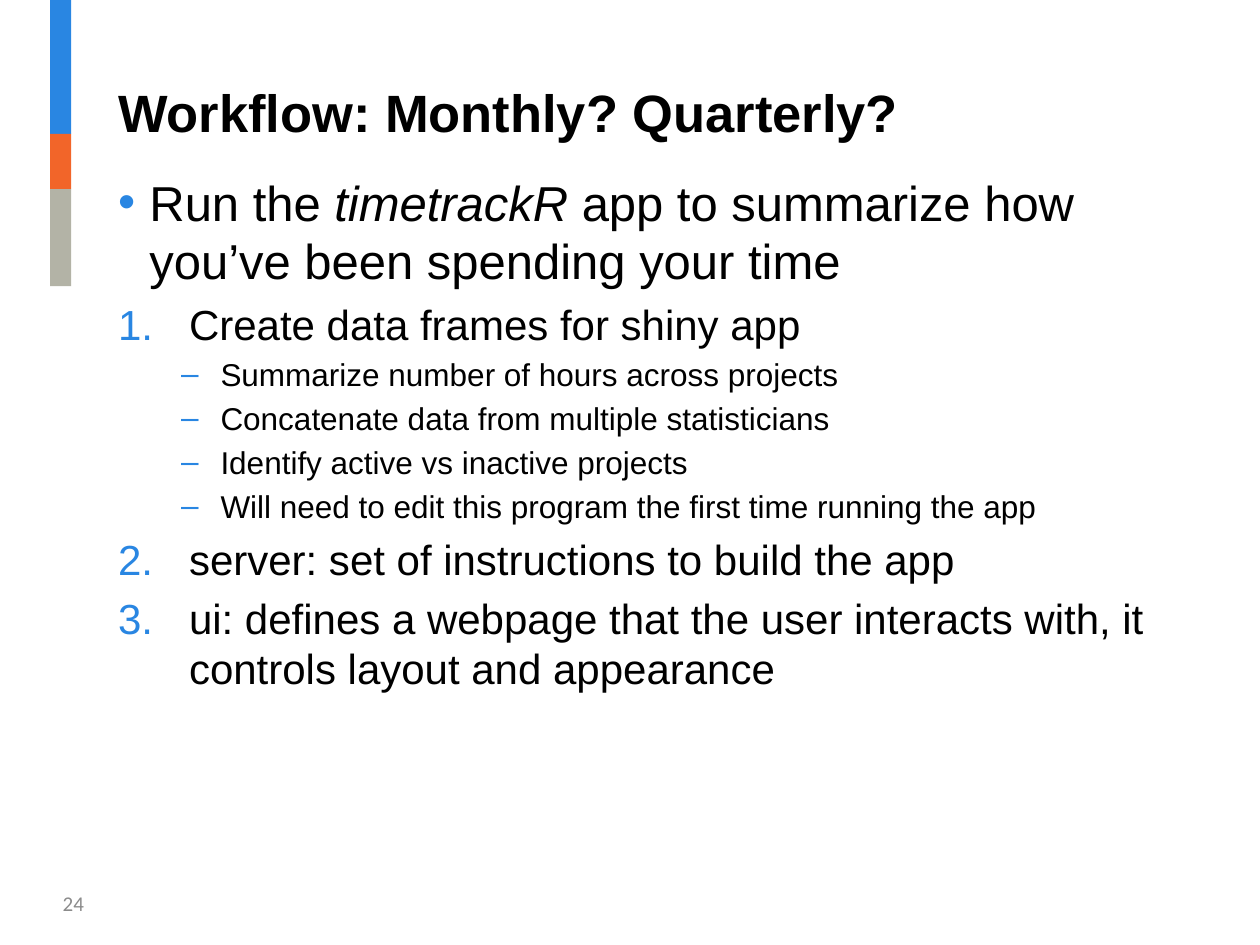
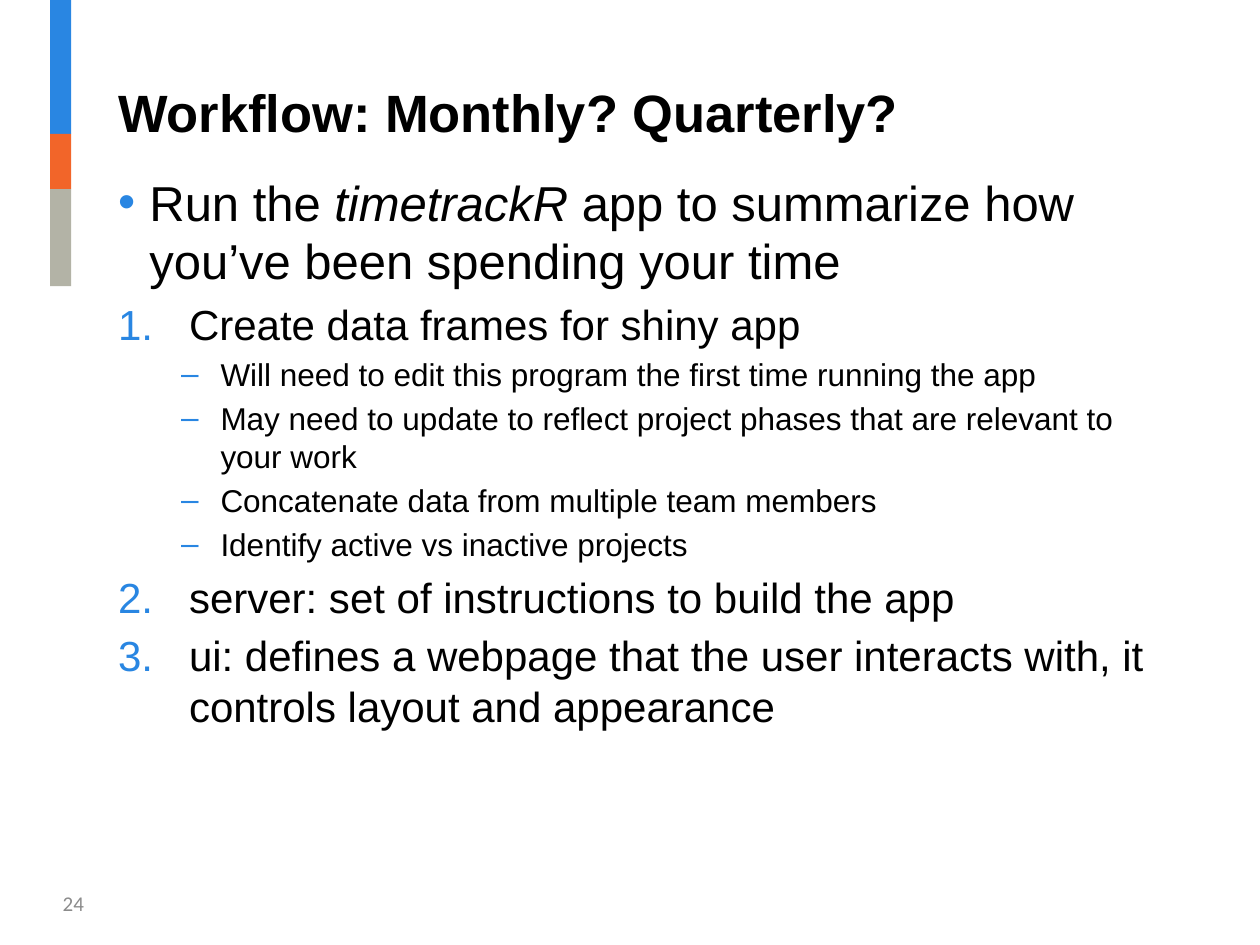
Before and after one commit to jalavery/timetrackR, a slide deck: slide 24 of RLadies timetrackR Presentation v2.pptx. Drawn at 1260x945 pixels with LibreOffice and Linux fonts; fonts in the diff are those of the drawing; background and template pictures are left out. Boxes give left, top, right and bottom in pixels: in the first picture for what was removed or moved away, otherwise in the second. Text is boxed around its words. In the diff, an @@ line names an element or a change of style, - is before the commit and + after.

```diff
--- a/RLadies timetrackR Presentation v2.pptx
+++ b/RLadies timetrackR Presentation v2.pptx
@@ text at bbox=[220, 363, 1113, 518]: text changed @@
-  – Summarize number of hours across projects
-  – Concatenate data from multiple statisticians
+  – Will need to edit this program the first time running the app
+  – May need to update to reflect project phases that are relevant to your work
+  – Concatenate data from multiple team members
@@ text at bbox=[220, 495, 1036, 524]: paragraph removed @@
-  – Will need to edit this program the first time running the app
```
Also in this commit, not shown: 8 other slides changed, 2 slides added, 1 slide removed, 5 other files.
